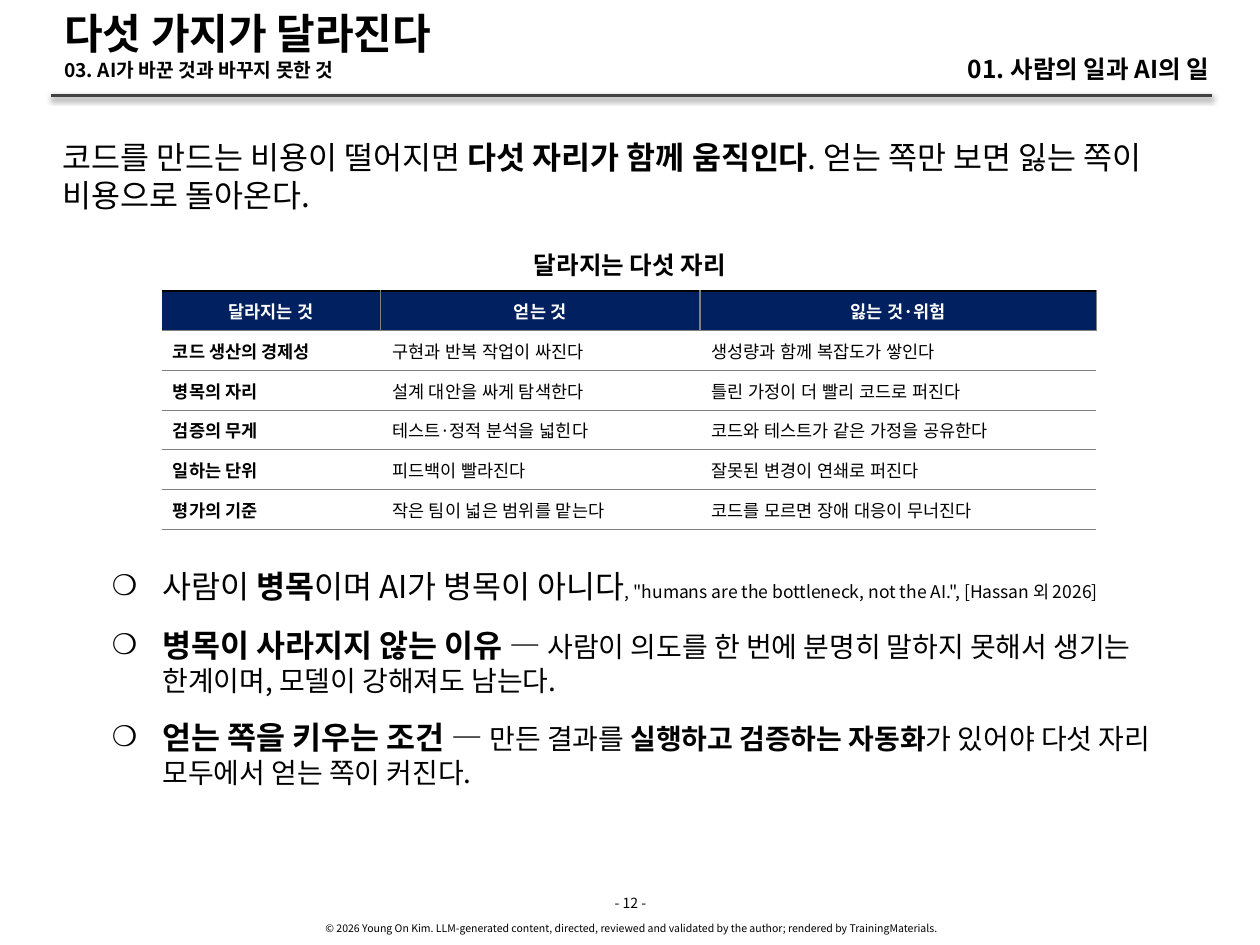
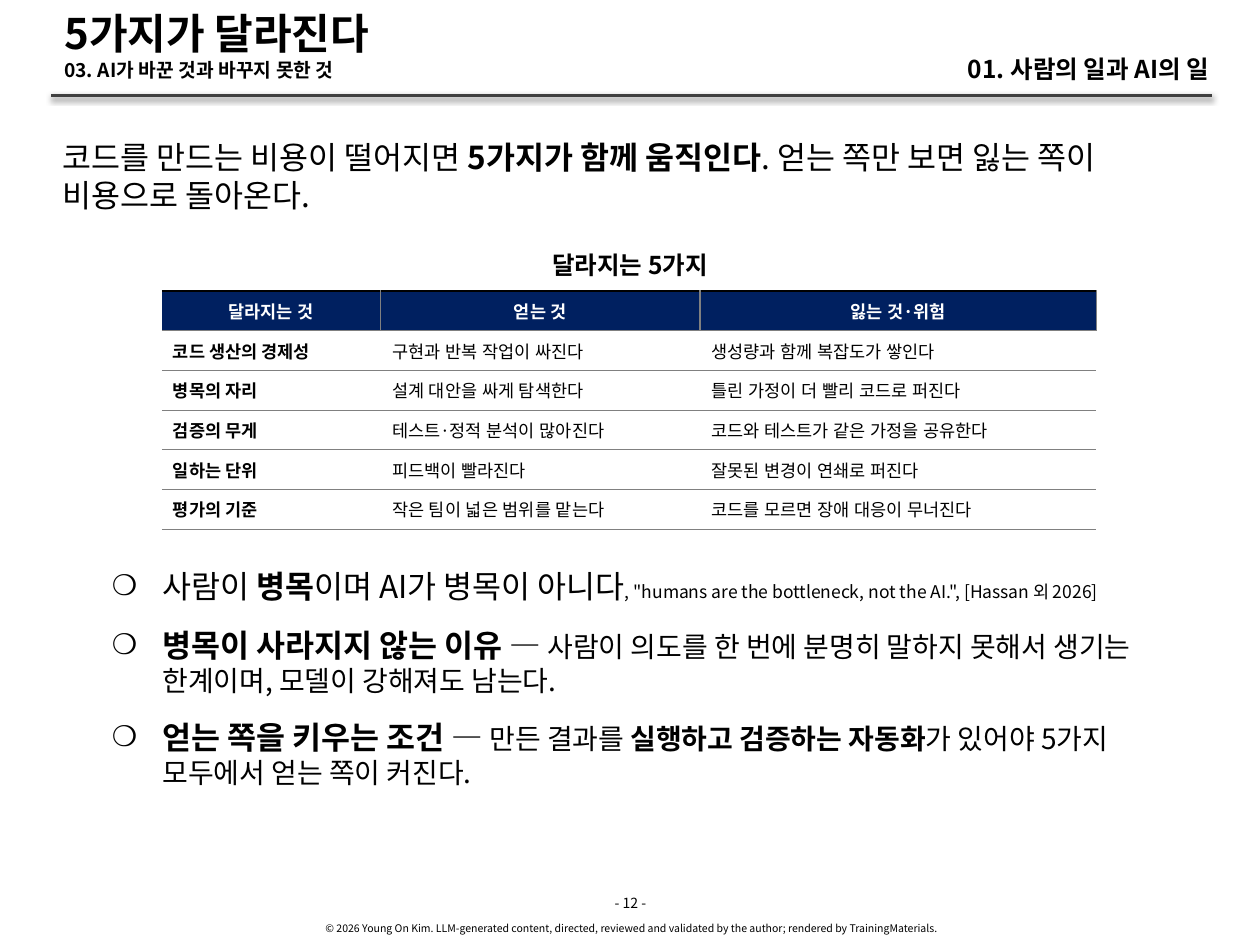
Before and after one commit to YoungSan77/TrainingMaterials, a slide deck: slide 12 of courses/ai-native/sessions/s01.pptx. Drawn at 1260x945 pixels with LibreOffice and Linux fonts; fonts in the diff are those of the drawing. Boxes give left, top, right and bottom in pixels: in the first picture for what was removed or moved away, otherwise in the second. Text is boxed around its words. In the diff, an @@ line names an element or a change of style, - is before the commit and + after.

```diff
--- a/courses/ai-native/sessions/s01.pptx
+++ b/courses/ai-native/sessions/s01.pptx
@@ title at bbox=[64, 13, 370, 53]: text changed @@
-다섯 가지가 달라진다
+5가지가 달라진다
@@ text at bbox=[63, 142, 1095, 210]: text changed @@
-코드를 만드는 비용이 떨어지면 다섯 자리가 함께 움직인다. 얻는 쪽만 보면 잃는 쪽이 비용으로 돌아온다.
+코드를 만드는 비용이 떨어지면 5가지가 함께 움직인다. 얻는 쪽만 보면 잃는 쪽이 비용으로 돌아온다.
@@ text at bbox=[552, 253, 708, 277]: text changed @@
-달라지는 다섯 자리
+달라지는 5가지
@@ table at bbox=[161, 291, 1095, 825] @@
-row 4, column 2: 테스트·정적 분석을 넓힌다
+row 4, column 2: 테스트·정적 분석이 많아진다
@@ text at bbox=[163, 722, 1108, 786]: text changed @@
-    ❍ 얻는 쪽을 키우는 조건 — 만든 결과를 실행하고 검증하는 자동화가 있어야 다섯 자리 모두에서 얻는 쪽이 커진다.
+    ❍ 얻는 쪽을 키우는 조건 — 만든 결과를 실행하고 검증하는 자동화가 있어야 5가지 모두에서 얻는 쪽이 커진다.
```
Also in this commit, not shown: 19 other slides changed, 31 other files.
